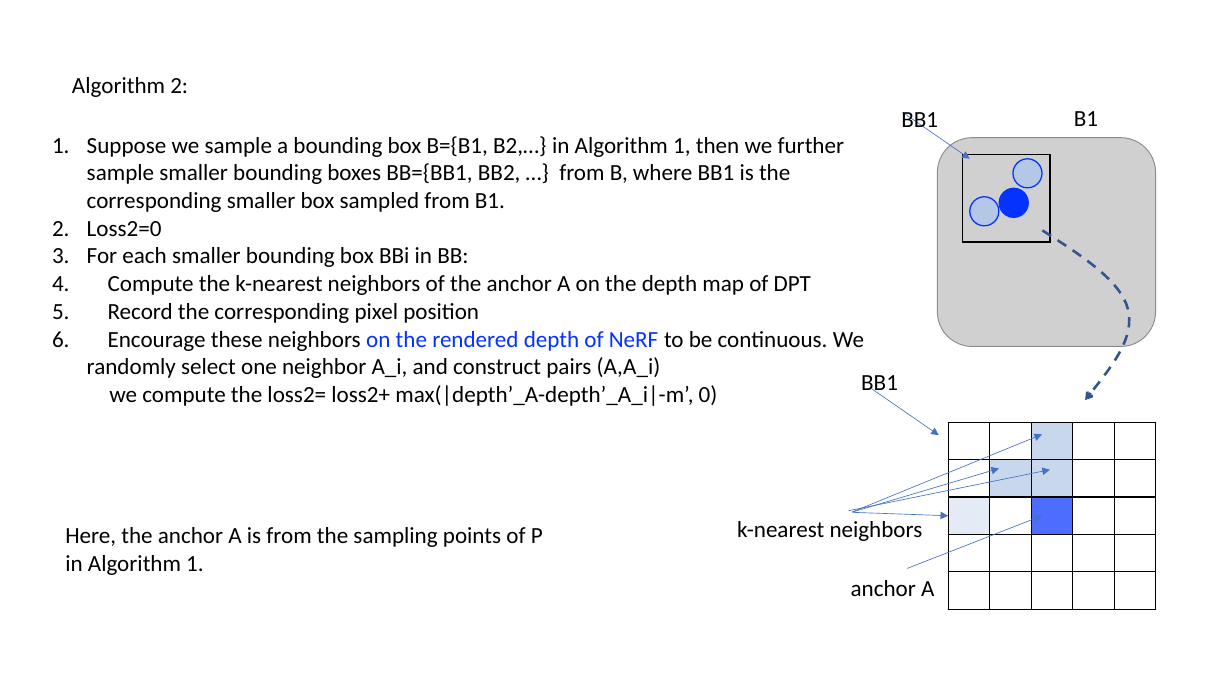
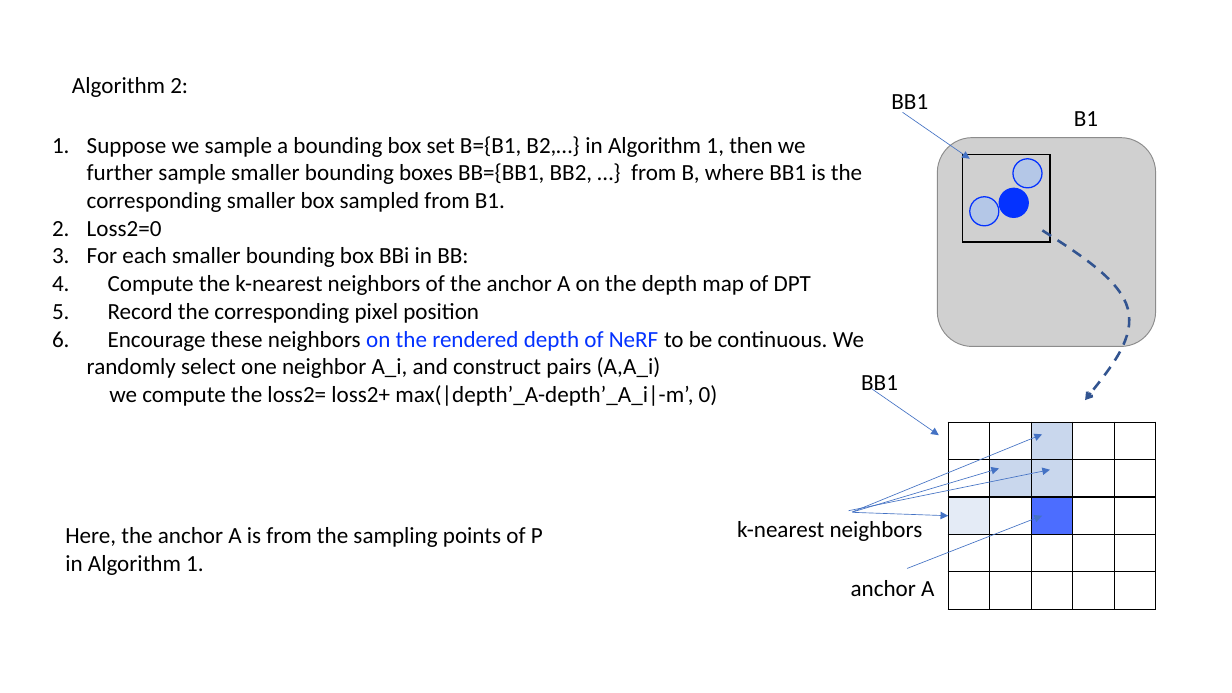
Before and after one commit to Wanggcong/SparseNeRF, a slide deck: slide 10 of tutorial/quick-start-v2.pptx. Drawn at 1232x693 pixels with LibreOffice and Linux fonts; fonts in the diff are those of the drawing; grey boxes stand for pictures. Boxes give left, top, right and bottom in pixels: in the first picture for what was removed or moved away, otherwise in the second. Text is boxed around its words. In the diff, an @@ line names an element or a change of style, - is before the commit and + after.

```diff
--- a/tutorial/quick-start-v2.pptx
+++ b/tutorial/quick-start-v2.pptx
@@ text "BB1": place and size @@
-text "BB1" at bbox=[901, 112, 938, 133]
+text "BB1" at bbox=[891, 94, 928, 115]
@@ text at bbox=[87, 136, 862, 212]: text changed @@
-1. Suppose we sample a bounding box B={B1, B2,…} in Algorithm 1, then we further sample smaller bounding boxes BB={BB1, BB2, …} from B, where BB1 is the corresponding smaller box sampled from B1.
+1. Suppose we sample a bounding box set B={B1, B2,…} in Algorithm 1, then we further sample smaller bounding boxes BB={BB1, BB2, …} from B, where BB1 is the corresponding smaller box sampled from B1.
```
Also in this commit, not shown: 1 other slide changed.
